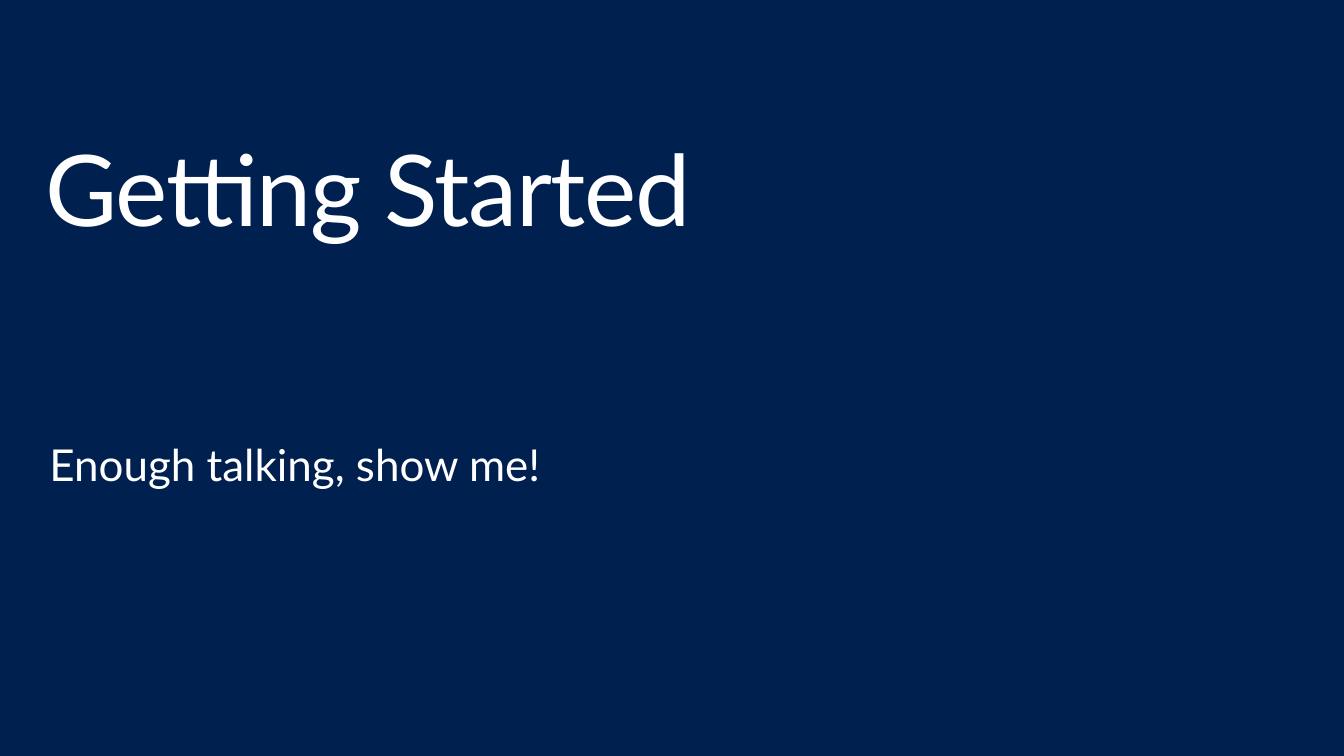
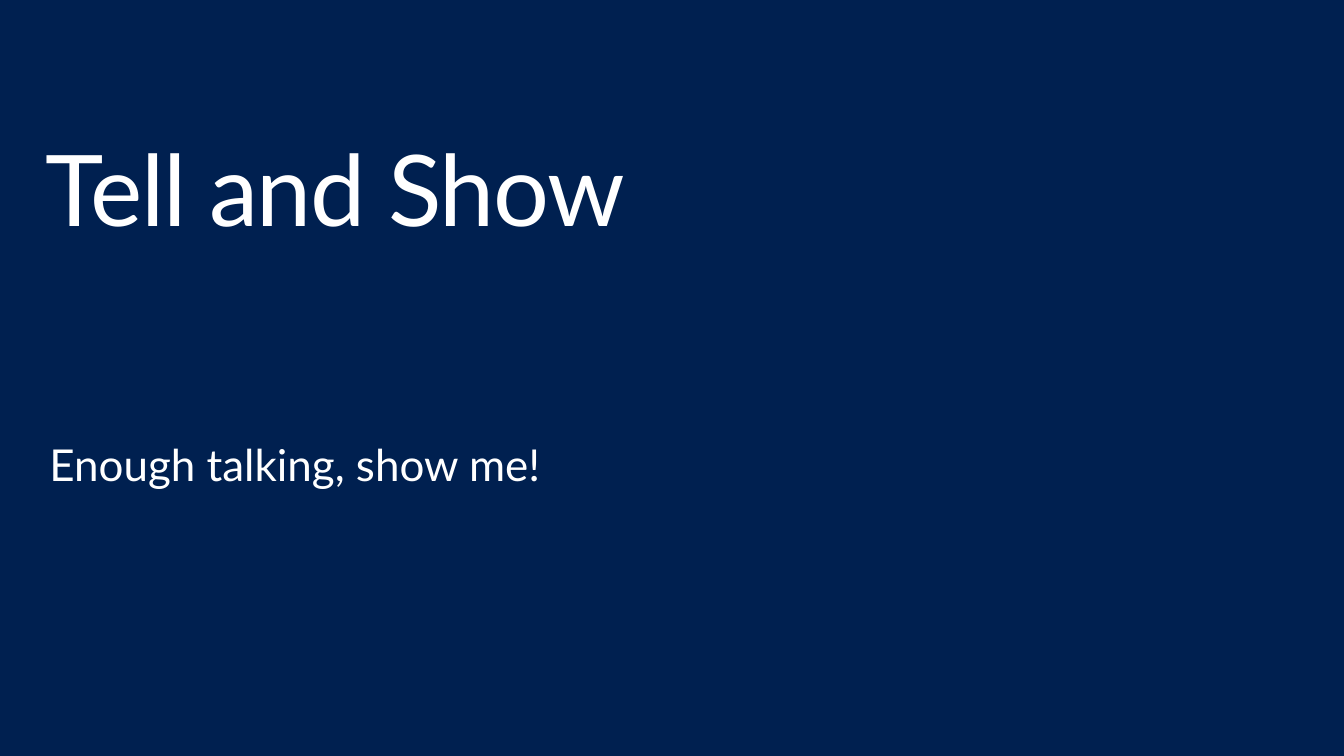
Before and after one commit to brentstineman/PersonalStuff, a slide deck: slide 15 of Presentations/ContainersForWindowsDevs.pptx. Drawn at 1344x756 pixels with LibreOffice and Linux fonts; fonts in the diff are those of the drawing. Boxes give left, top, right and bottom in pixels: in the first picture for what was removed or moved away, otherwise in the second. Text is boxed around its words. In the diff, an @@ line names an element or a change of style, - is before the commit and + after.

```diff
--- a/Presentations/ContainersForWindowsDevs.pptx
+++ b/Presentations/ContainersForWindowsDevs.pptx
@@ title at [45,153,625,227]: text changed @@
-Getting Started
+Tell and Show
```
Also in this commit, not shown: 9 other slides changed, 3 slides added, 3 slides removed.
